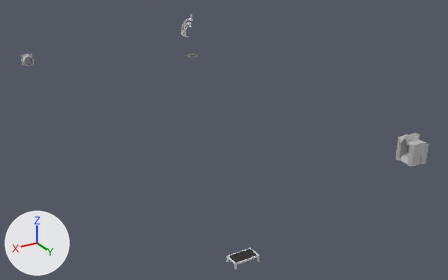
Renders of the FBX model Ritual Unity Project Folder/Assets/Meshes/Temple/ritualmachinesplaceholder.fbx from each side of a commit.
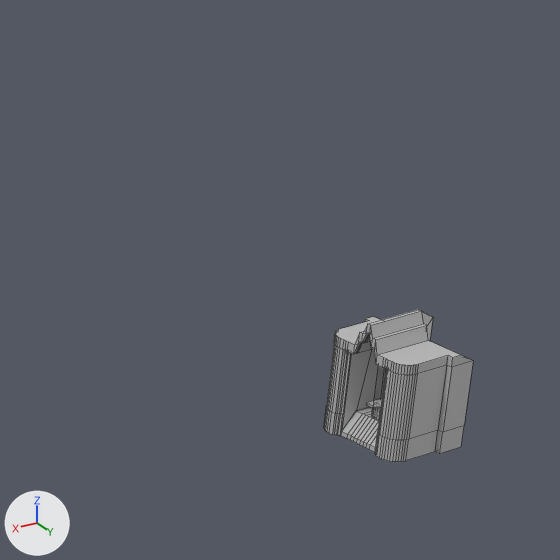
The first picture shows the older version from a camera (50 mm lens) standing at (-38.3, 119.5, 57.5) and looking at (-105.6, 7.4, 1.4). The close-ups show both versions on the part from 72% to 100% of the width and 23% to 67% of the height of that picture; other places that the commit changed are outside them. The lights are fixed; the arrows at lower left show +X, +Y and +Z. The close-ups show mesh edges as thin lines. Where no turn or scale is listed for an object, it has been applied to the vertices.

The first close-up shows 'Shrine'.
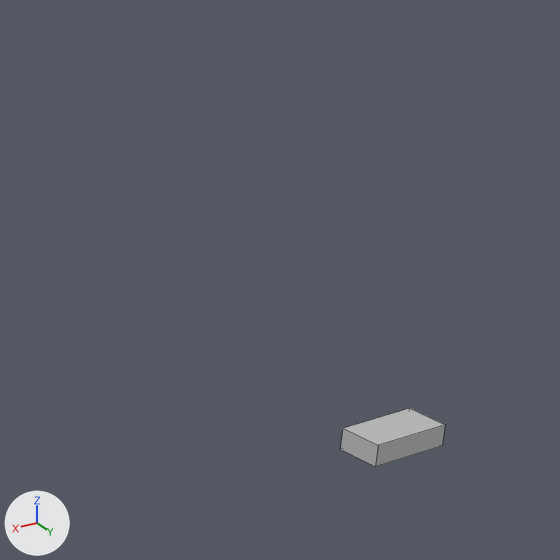
Changed parts and their boxes [x1, y1, x2, y2] in the close-ups (560 x 560 px):
'Shrine', deleted
    before: [324, 310, 473, 462]
'Reliquary1', added
    after: [341, 408, 445, 467]

Edits to the bpy script that builds the scene:
```text
Add me_mesh_013:
    me_mesh_013.from_pydata(...)  # a box spanning x -2.0..2.0, y -1.0..1.0, z -0.5..0.5
    me_mesh_013.materials.append(mat_phong1)  # grey #bcbcbc
Remove ob_shrine:
    ob_shrine = bpy.data.objects.new('Shrine', me_mesh_008)
    ob_shrine.location = (-124.25, 44.5, 6.37)
Add ob_reliquary1:
    ob_reliquary1 = bpy.data.objects.new('Reliquary1', me_mesh_013)
    ob_reliquary1.location = (-125.0, 45.0, 6.55)
```
